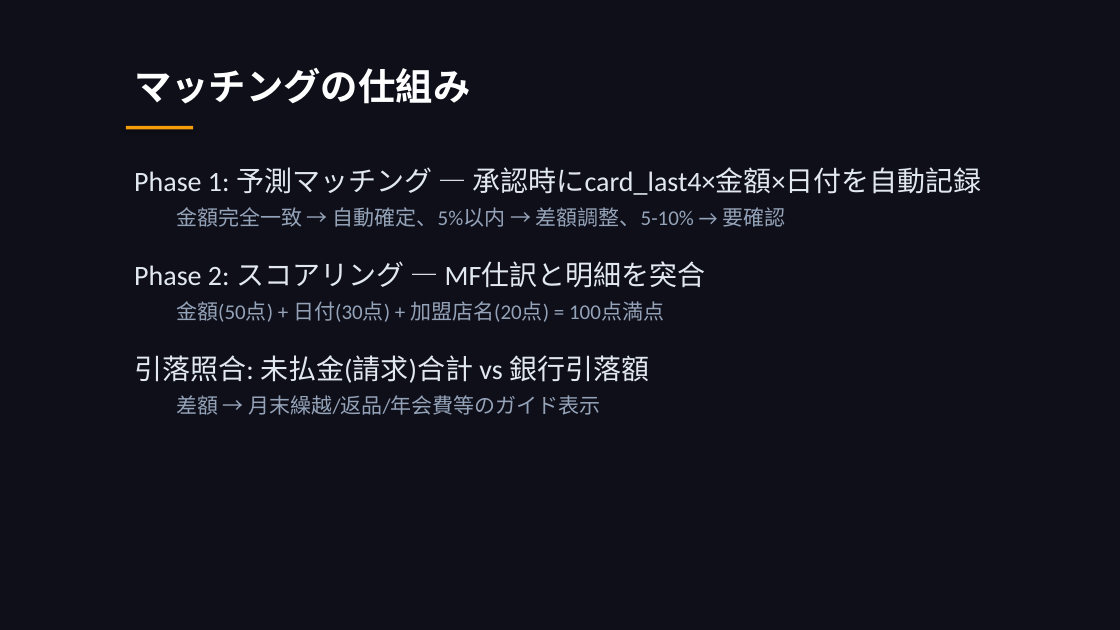
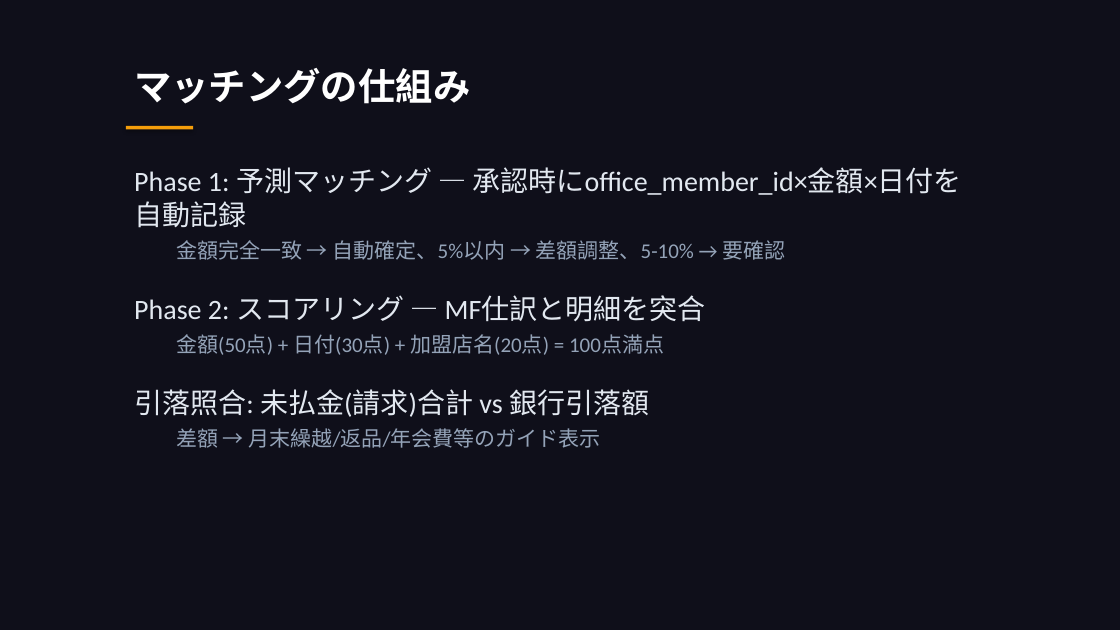
Before and after one commit to takeshiizawa123/next-procurement-poc, a slide deck: slide 49 of docs/user-manual.pptx. Drawn at 1120x630 pixels with LibreOffice and Linux fonts; fonts in the diff are those of the drawing. Boxes give left, top, right and bottom in pixels: in the first picture for what was removed or moved away, otherwise in the second. Text is boxed around its words. In the diff, an @@ line names an element or a change of style, - is before the commit and + after.

```diff
--- a/docs/user-manual.pptx
+++ b/docs/user-manual.pptx
@@ text at (x1=134, y1=167, x2=962, y2=228): text changed @@
-Phase 1: 予測マッチング — 承認時にcard_last4×金額×日付を自動記録
+Phase 1: 予測マッチング — 承認時にoffice_member_id×金額×日付を自動記録
```
Also in this commit, not shown: 5 other slides changed, 4 other files.
